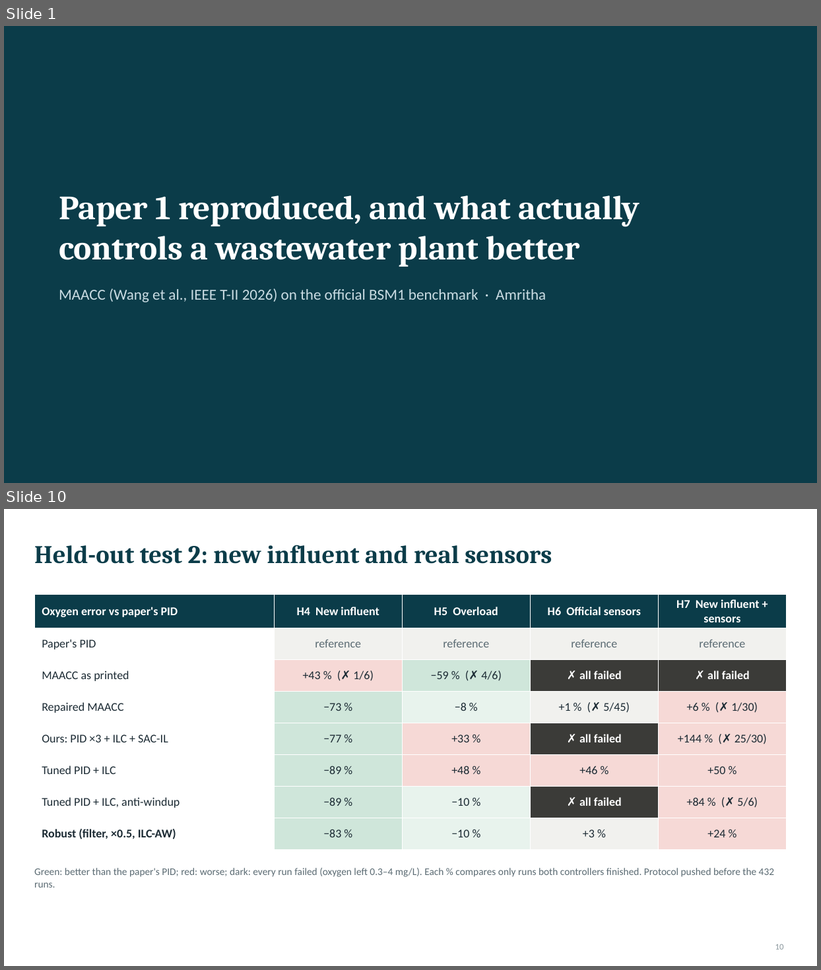
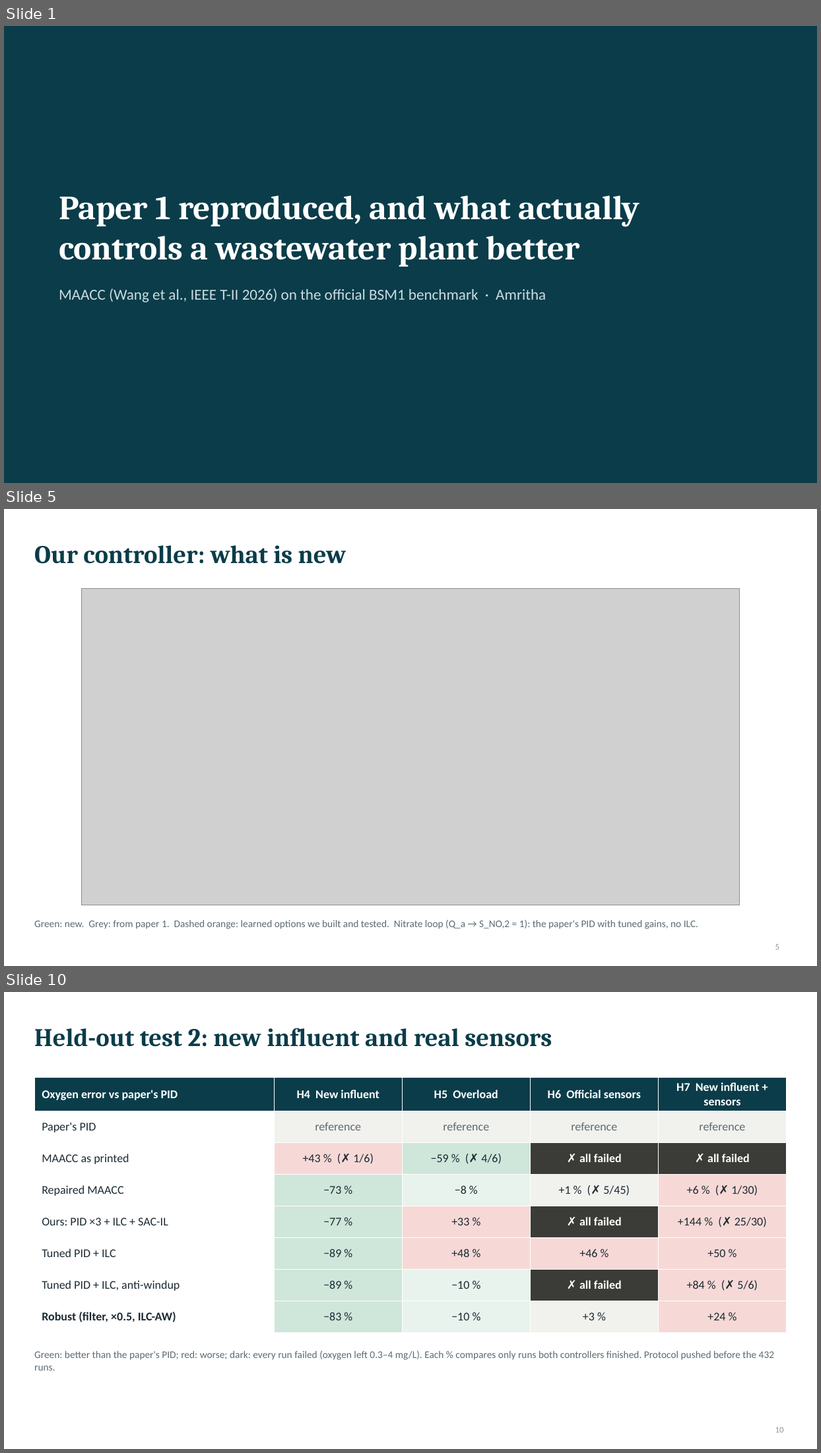
Before and after one commit to Amritha902/water_resource, a slide deck: docs/Paper1_Architecture_Deck.pptx. Shown one above the other, each under a label of ours: slides 1 and 10 before the commit, slides 1, 5 and 10 after it; the slides between them are not shown. The pictures are 821x970 and 821x1453 pixels, drawn with LibreOffice and Linux fonts; fonts in the diff are those of the drawing; grey boxes stand for pictures. Boxes give left, top, right and bottom in pixels: in the first picture for what was removed or moved away, otherwise in the second. Text is boxed around its words. In the diff, an @@ line names an element or a change of style, - is before the commit and + after.

```diff
--- a/docs/Paper1_Architecture_Deck.pptx
+++ b/docs/Paper1_Architecture_Deck.pptx
@@ slide 5 added at (x1=4, y1=509, x2=817, y2=966), background #FFFFFF @@
@@ title added at (x1=34, y1=545, x2=347, y2=564), 30 pt, text #0B3C49, bold @@
+Our controller: what is new
@@ picture added at (x1=81, y1=588, x2=740, y2=906) @@
@@ text added at (x1=34, y1=920, x2=698, y2=929), 12 pt, text #5B6B73 @@
+Green: new. Grey: from paper 1. Dashed orange: learned options we built and tested. Nitrate loop (Q_a → S_NO,2 = 1): the paper's PID with tuned gains, no ILC.
@@ page number added at (x1=776, y1=945, x2=780, y2=950), 10 pt, text #8A979D @@
+5
```
Also in this commit, not shown: 7 slides changed, 1 slide removed, 16 other files.
